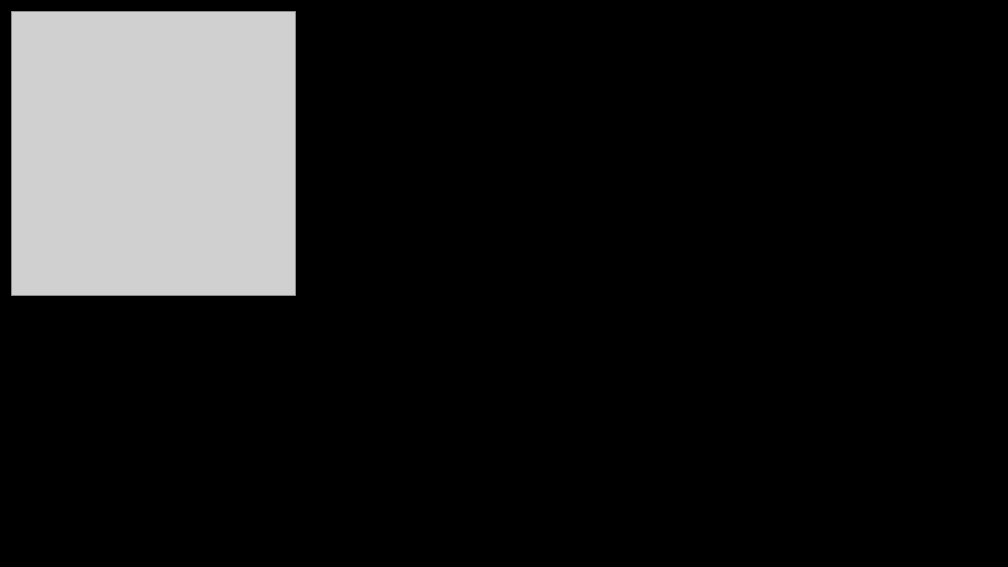
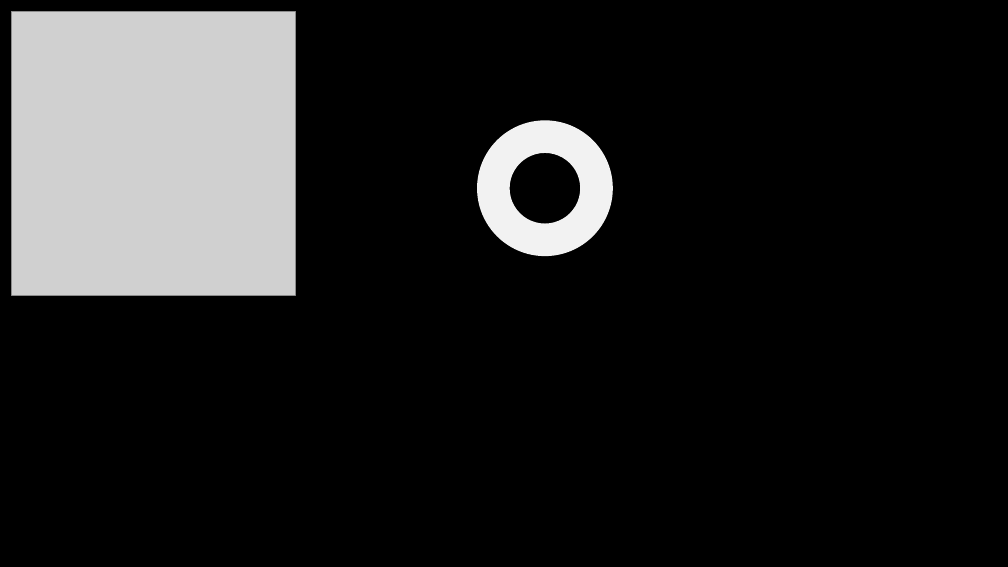
Before and after one commit to 926kaul/PaletteWorld, a slide deck: slide 5 of junk/stage.pptx. Drawn at 1008x567 pixels with LibreOffice and Linux fonts; fonts in the diff are those of the drawing; grey boxes stand for pictures. Boxes give left, top, right and bottom in pixels: in the first picture for what was removed or moved away, otherwise in the second. Text is boxed around its words. In the diff, an @@ line names an element or a change of style, - is before the commit and + after.

```diff
--- a/junk/stage.pptx
+++ b/junk/stage.pptx
@@ donut added at <box>477,120,613,256</box>, fill #F2F2F2 @@
```
Also in this commit, not shown: 21 other files.
